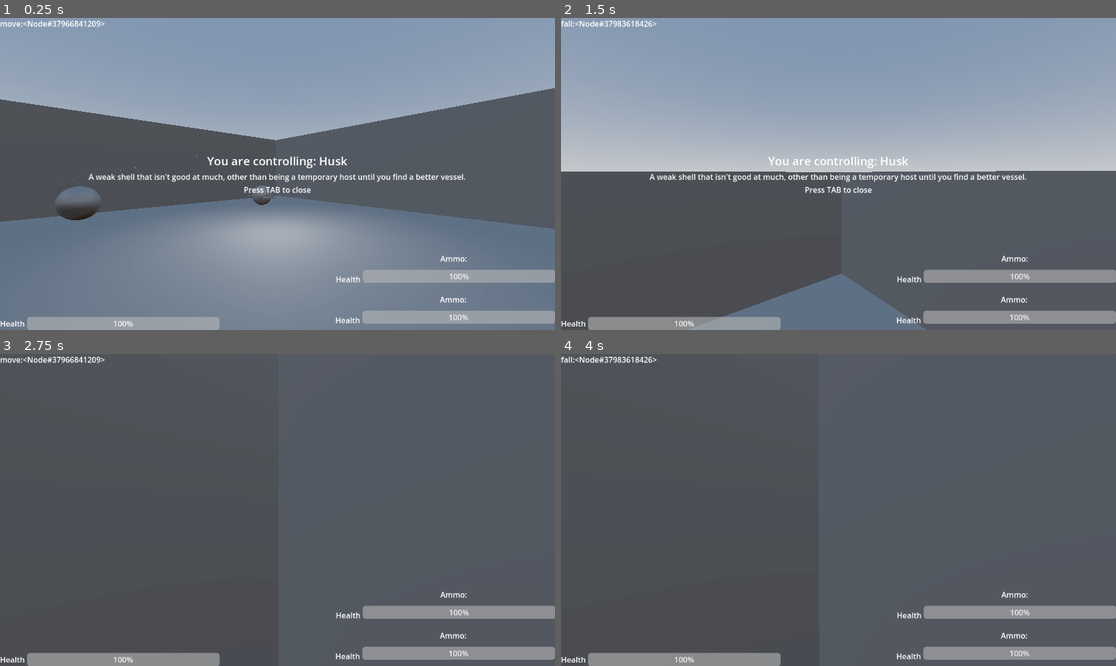
Above: before the commit, frames 1-4 (two rows, left to right).
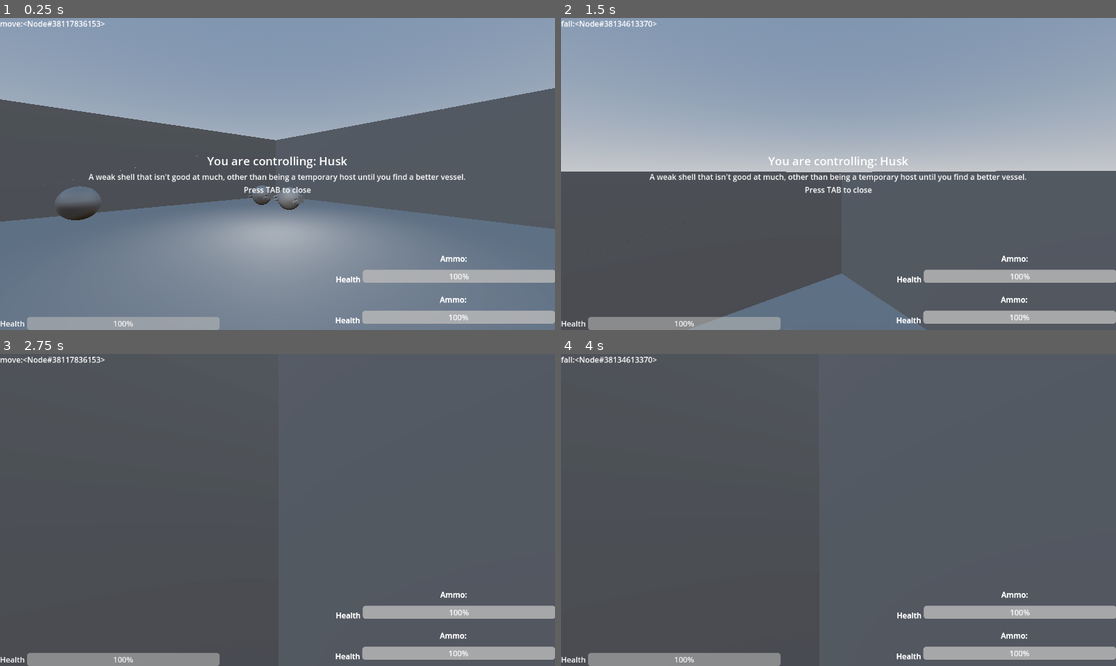
Above: after the commit, the same moments.

Repository: city-high-rider/soulswap
Game: Godot game, scene res://test_level.tscn
The game is run twice, just before and just after one commit, with the same random seed, the same clock (stepped at 60 frames per second) and the same inputs.
Inputs (mouse positions are in pixels of both pictures, inside the frame that each line leads up to):
- Up to frame 1 (0.25 s): no input
- Up to frame 2 (1.5 s): move the mouse to (866, 174) at 0.52 s; hold W (forward) from 0.53 s (still down); tap F (possess) at 0.6 s; tap Space (jump) at 0.77 s; move the mouse to (810, 174) at 1.27 s; click (810, 174) at 1.35 s
- Up to frame 3 (2.75 s): keep holding W (forward); tap Space (jump) at 1.52 s; move the mouse to (288, 503) at 2.02 s; tap Tab (toggle_info) at 2.1 s
- Up to frame 4 (4 s): keep holding W (forward); tap Enter at 2.75 s; move the mouse to (832, 516) at 2.77 s; tap F (possess) at 2.85 s; tap Space (jump) at 3.02, 3.77 s; move the mouse to (877, 513) at 3.52 s; press the mouse at (877, 513) at 3.53 s

The runs differ from the first frame. In frame 1, 0.4% of the frame differs, in the area x 10-85%, y 0-98%; in frame 2, 2.3%; in frame 3, 2.8%; in frame 4, 2.9%, in the area x 8-100%, y 0-98%.

Commit message:
make health bar actually update health

Diff:
--- a/components/UI/health_bar.gd
+++ b/components/UI/health_bar.gd
@@ -10,8 +10,12 @@
 
 func _ready() -> void:
 	calibrate()
+	health.health_changed.connect(_on_health_changed)
 
 # Set the bar's max value and value to match the component.
 func calibrate() -> void:
 	bar.max_value = health.max_health
 	bar.value = health.current_health
+
+func _on_health_changed(new_health) -> void:
+	bar.value = new_health
--- a/test_level.tscn
+++ b/test_level.tscn
@@ -126,6 +126,12 @@
 
 [node name="DummyGhost" parent="GunRoller" instance=ExtResource("6_cxcap")]
 
+[node name="GunRoller2" parent="." node_paths=PackedStringArray("ghost") instance=ExtResource("7_8x0cu")]
+transform = Transform3D(-0.990859, 0, -0.134903, 0, 1, 0, 0.134903, 0, -0.990859, -2.23792, 0.557481, -2.76105)
+ghost = NodePath("DummyGhost")
+
+[node name="DummyGhost" parent="GunRoller2" instance=ExtResource("6_cxcap")]
+
 [node name="PopupArea" parent="." instance=ExtResource("5_rnba8")]
 transform = Transform3D(1, 0, 0, 0, 1, 0, 0, 0, 1, 0, 0.730784, 2.29698)
 message = "Press F to possess an enemy that you're looking at."
